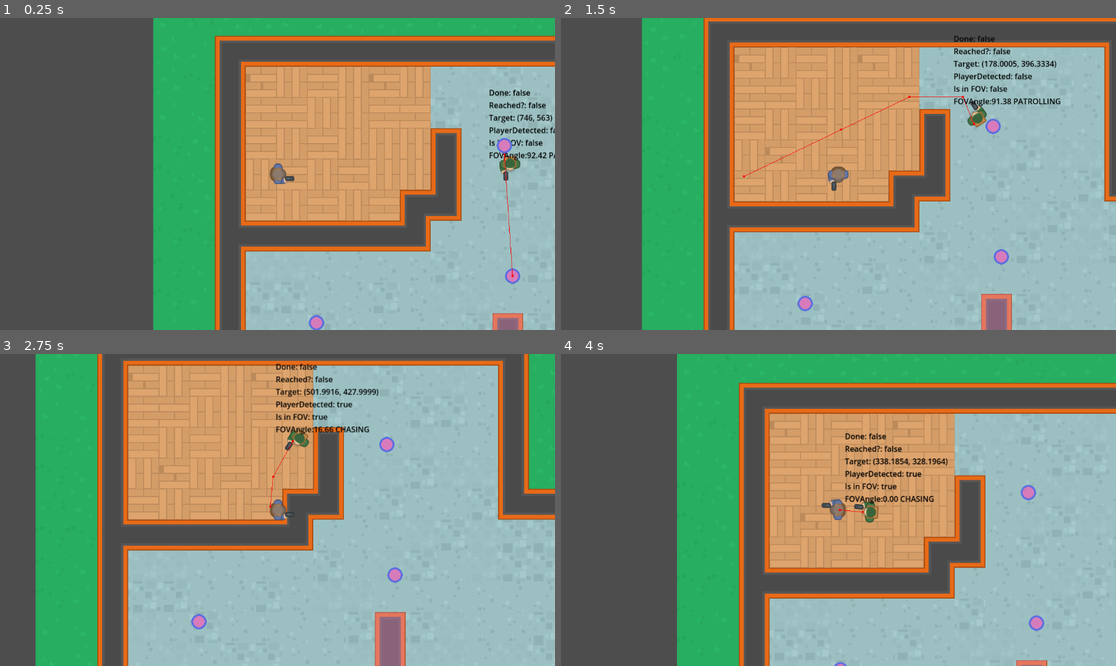
Above: before the commit, frames 1-4 (two rows, left to right).
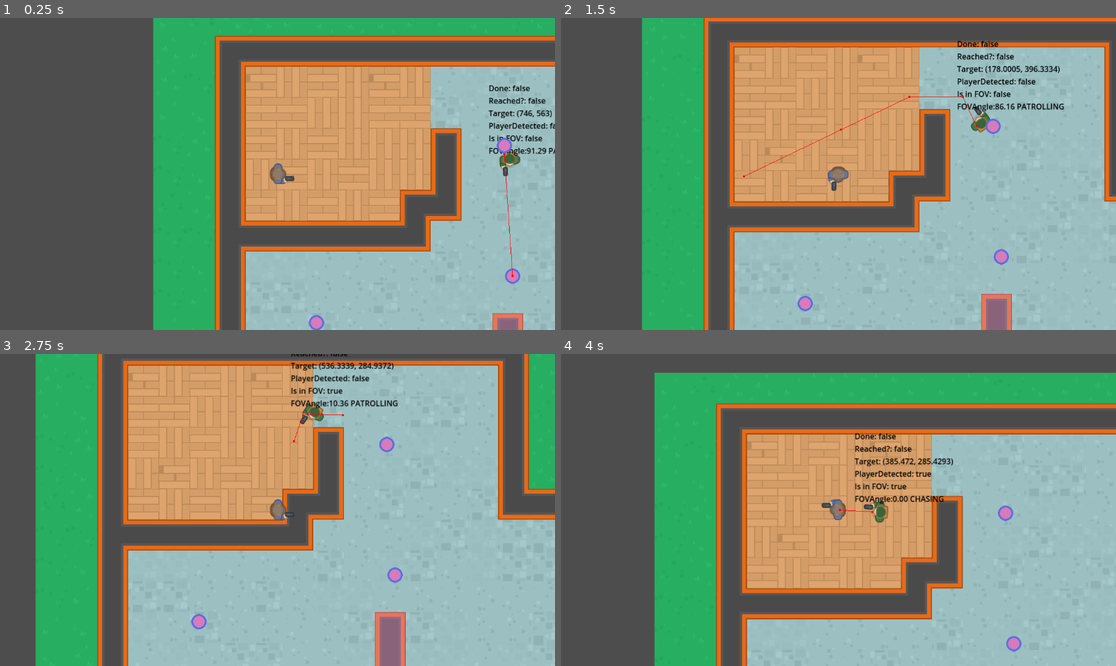
Above: after the commit, the same moments.

Repository: Esque123/Do-Not-Mind-Me
Game: Godot game, scene res://Scenes/level_map/level_map.tscn
Same seed, same stepped clock (60 frames per second), same inputs: the game is played once before the commit and once after it.
Inputs (mouse positions are in pixels of both pictures, inside the frame that each line leads up to):
- Up to frame 1 (0.25 s): no input
- Up to frame 2 (1.5 s): move the mouse to (960, 158) at 0.52 s; hold Right (right) 0.53-1.28 s; click (960, 158) at 0.6 s; move the mouse to (727, 189) at 1.27 s; hold Down (down) from 1.28 s (still down); click (727, 189) at 1.35 s
- Up to frame 3 (2.75 s): move the mouse to (333, 441) at 2.02 s; release Down (down) at 2.03 s; hold Right (right) from 2.03 s (still down); click (333, 441) at 2.1 s
- Up to frame 4 (4 s): move the mouse to (810, 572) at 2.77 s; release Right (right) at 2.78 s; hold Up (up) 2.78-3.53 s; click (810, 572) at 2.85 s; move the mouse to (1005, 556) at 3.52 s; hold Left (left) from 3.53 s (still down); click (1005, 556) at 3.6 s

The runs differ from the first frame. In frame 1, 1.4% of the frame differs, in the area x 87-100%, y 21-53%; in frame 2, 1.9%; in frame 3, 1.9%; in frame 4, 38%, in the area x 16-100%, y 0-100%.

Commit message:
NPC Behaviour State #2

Diff:
--- a/npc/npc.gd
+++ b/npc/npc.gd
@@ -1,14 +1,14 @@
 extends CharacterBody2D
 
 
-const SPEED: float = 160.0
+const SPEED: float = 120.0
 
 
 enum ENEMY_STATE {PATROLLING, CHASING, SEARCHING}
 
 
 @export var patrol_points: NodePath
-
+@onready var warning = $Warning
 
 @onready var sprite_2d = $Sprite2D
 @onready var nav_agent = $NavAgent
@@ -102,17 +102,31 @@
 	set_nav_to_player()
 
 
+func process_searching() -> void:
+	if nav_agent.is_navigation_finished() == true:
+		set_state(ENEMY_STATE.PATROLLING)
+
+
 func update_movement() -> void:
 	match _state:
 		ENEMY_STATE.PATROLLING:
 			process_patrolling()
+		ENEMY_STATE.SEARCHING:
+			process_searching()
 		ENEMY_STATE.CHASING:
 			process_chasing()
+
 
 
 func set_state(new_state: ENEMY_STATE) -> void:
 	if new_state == _state:
 		return
+	if _state == ENEMY_STATE.SEARCHING:
+		warning.hide()
+
+	if new_state == ENEMY_STATE.SEARCHING:
+		warning.show()
+
 	_state = new_state
 
 
@@ -122,8 +136,8 @@
 
 	if can_see_player() == true:
 		new_state = ENEMY_STATE.CHASING
-	else:
-		new_state = ENEMY_STATE.PATROLLING
+	elif can_see_player() == false and new_state == ENEMY_STATE.CHASING:
+		new_state = ENEMY_STATE.SEARCHING
 
 	set_state(new_state)
 
--- a/npc/npc.tscn
+++ b/npc/npc.tscn
@@ -1,7 +1,8 @@
-[gd_scene load_steps=4 format=3 uid="uid://dkv6epx1rpq0o"]
+[gd_scene load_steps=5 format=3 uid="uid://dkv6epx1rpq0o"]
 
 [ext_resource type="Script" path="res://npc/npc.gd" id="1_cdowe"]
 [ext_resource type="Texture2D" uid="uid://bavw4ma30vgnr" path="res://assets/images/soldier1_gun.png" id="1_nmdm0"]
+[ext_resource type="Texture2D" uid="uid://bmqfto3pdt7yc" path="res://assets/images/running_1.png" id="3_if3gk"]
 
 [sub_resource type="CircleShape2D" id="CircleShape2D_lx4m1"]
 radius = 17.0294
@@ -38,3 +39,10 @@
 rotation = -1.5708
 target_position = Vector2(0, 400)
 collision_mask = 5
+
+[node name="Warning" type="Sprite2D" parent="."]
+visible = false
+modulate = Color(1, 1, 1, 0.721569)
+position = Vector2(0, -31)
+scale = Vector2(0.1, 0.1)
+texture = ExtResource("3_if3gk")
